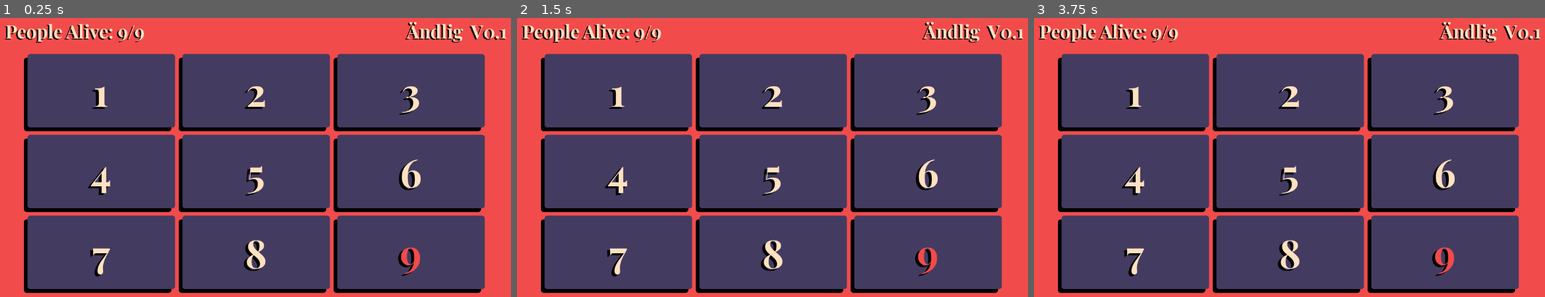
Above: before the commit, frames 1-3 (left to right).
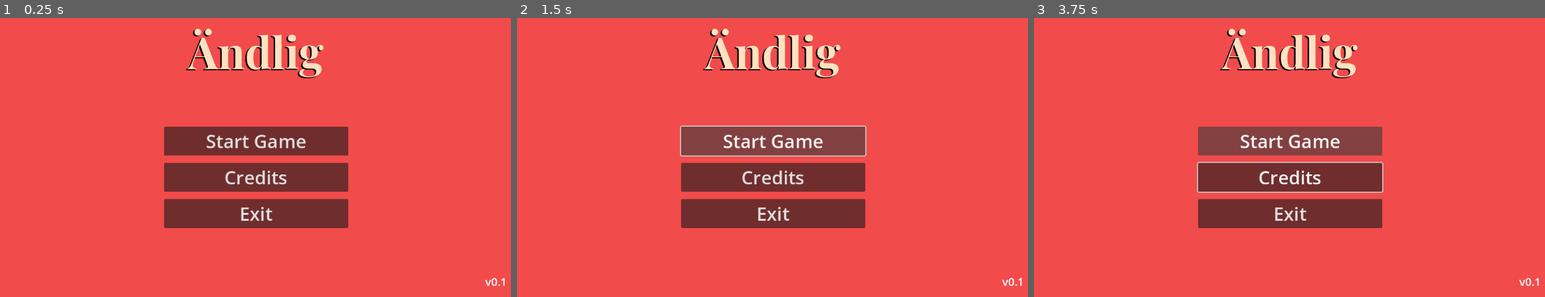
Above: after the commit, the same moments.

Repository: TheTwoBoom/andlig
Game: Godot game, scene res://menu.tscn
Two runs of this game, one before a commit and one after it. Both use one fixed random seed, a clock stepped at 60 frames per second and the inputs below. Before the commit the project starts from res://scenes/game.tscn.
Inputs (mouse positions are in pixels of both pictures, inside the frame that each line leads up to):
- Up to frame 1 (0.25 s): no input
- Up to frame 2 (1.5 s): click (772, 177) at 0.5 s, where only the run after the commit has a clickable "Credits"; click (772, 140) at 1.25 s, where only the run after the commit has a clickable "Start Game"
- Up to frame 3 (3.75 s): click (1289, 140) at 2 s, where only the run after the commit has a clickable "Start Game"; tap Enter at 2.75 s; hold Right 2.78-3.53 s; tap Alt at 2.85 s; tap Space at 3.5 s; hold Down from 3.53 s (still down); tap Shift at 3.6 s

The runs differ from the first frame. In frame 1, 77% of the frame differs, in the area x 0-100%, y 1-99%; in frame 2, 77%; in frame 3, 77%.

Commit message:
Something Commit Message related

Diff:
--- /dev/null
+++ b/menu.gd
@@ -0,0 +1,13 @@
+extends Control
+
+
+func _on_start_button_pressed() -> void:
+	pass # Replace with function body.
+
+
+func _on_credits_button_pressed() -> void:
+	pass # Replace with function body.
+
+
+func _on_exit_button_pressed() -> void:
+	pass # Replace with function body.
--- /dev/null
+++ b/menu.tscn
@@ -0,0 +1,75 @@
+[gd_scene load_steps=3 format=3 uid="uid://ciy8dgir6gesp"]
+
+[ext_resource type="Theme" uid="uid://c1pt754iq3eux" path="res://assets/font/font.tres" id="1_lti8b"]
+[ext_resource type="Script" uid="uid://b7wr4cn2qta18" path="res://menu.gd" id="1_ouk20"]
+
+[node name="Menu" type="Control"]
+layout_mode = 3
+anchors_preset = 15
+anchor_right = 1.0
+anchor_bottom = 1.0
+grow_horizontal = 2
+grow_vertical = 2
+script = ExtResource("1_ouk20")
+
+[node name="MarginContainer" type="MarginContainer" parent="."]
+layout_mode = 1
+anchors_preset = 15
+anchor_right = 1.0
+anchor_bottom = 1.0
+grow_horizontal = 2
+grow_vertical = 2
+theme_override_constants/margin_left = 32
+theme_override_constants/margin_top = 32
+theme_override_constants/margin_right = 32
+theme_override_constants/margin_bottom = 32
+
+[node name="VBoxContainer" type="VBoxContainer" parent="MarginContainer"]
+layout_mode = 2
+theme_override_constants/separation = 0
+
+[node name="TitleLabel" type="Label" parent="MarginContainer/VBoxContainer"]
+layout_mode = 2
+theme = ExtResource("1_lti8b")
+theme_override_font_sizes/font_size = 96
+text = "Ändlig"
+horizontal_alignment = 1
+
+[node name="CenterContainer" type="CenterContainer" parent="MarginContainer/VBoxContainer"]
+layout_mode = 2
+size_flags_vertical = 3
+
+[node name="VBoxContainer" type="VBoxContainer" parent="MarginContainer/VBoxContainer/CenterContainer"]
+layout_mode = 2
+theme_override_constants/separation = 16
+
+[node name="StartButton" type="Button" parent="MarginContainer/VBoxContainer/CenterContainer/VBoxContainer"]
+custom_minimum_size = Vector2(400, 0)
+layout_mode = 2
+size_flags_horizontal = 4
+theme_override_font_sizes/font_size = 40
+text = "Start Game"
+
+[node name="CreditsButton" type="Button" parent="MarginContainer/VBoxContainer/CenterContainer/VBoxContainer"]
+custom_minimum_size = Vector2(400, 0)
+layout_mode = 2
+size_flags_horizontal = 4
+theme_override_font_sizes/font_size = 40
+text = "Credits"
+
+[node name="ExitButton" type="Button" parent="MarginContainer/VBoxContainer/CenterContainer/VBoxContainer"]
+custom_minimum_size = Vector2(400, 0)
+layout_mode = 2
+size_flags_horizontal = 4
+theme_override_font_sizes/font_size = 40
+text = "Exit"
+
+[node name="VersionLabel" type="Label" parent="MarginContainer/VBoxContainer"]
+layout_mode = 2
+theme_override_font_sizes/font_size = 24
+text = "v0.1"
+horizontal_alignment = 2
+
+[connection signal="pressed" from="MarginContainer/VBoxContainer/CenterContainer/VBoxContainer/StartButton" to="." method="_on_start_button_pressed"]
+[connection signal="pressed" from="MarginContainer/VBoxContainer/CenterContainer/VBoxContainer/CreditsButton" to="." method="_on_credits_button_pressed"]
+[connection signal="pressed" from="MarginContainer/VBoxContainer/CenterContainer/VBoxContainer/ExitButton" to="." method="_on_exit_button_pressed"]
--- a/project.godot
+++ b/project.godot
@@ -11,7 +11,7 @@
 [application]
 
 config/name="Andlig"
-run/main_scene="uid://bbo0icv8hjbdc"
+run/main_scene="uid://ciy8dgir6gesp"
 config/features=PackedStringArray("4.5", "GL Compatibility")
 "<<<<<<<Updatedupstream[editor_plugins]enabled"=PackedStringArray("res://addons/godot_super-wakatime/plugin.cfg")
 
Not shown, added: menu.gd.uid
